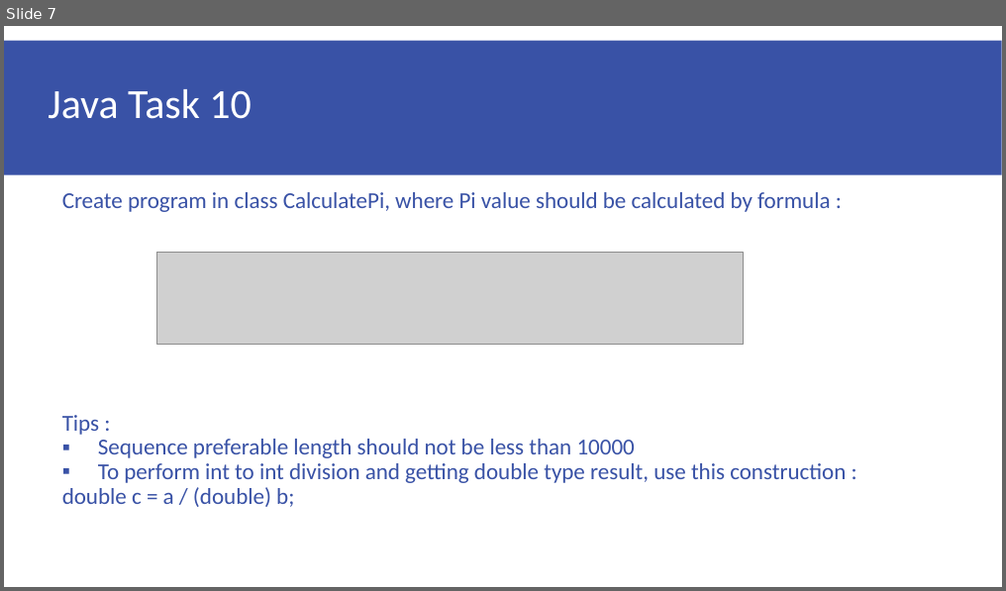
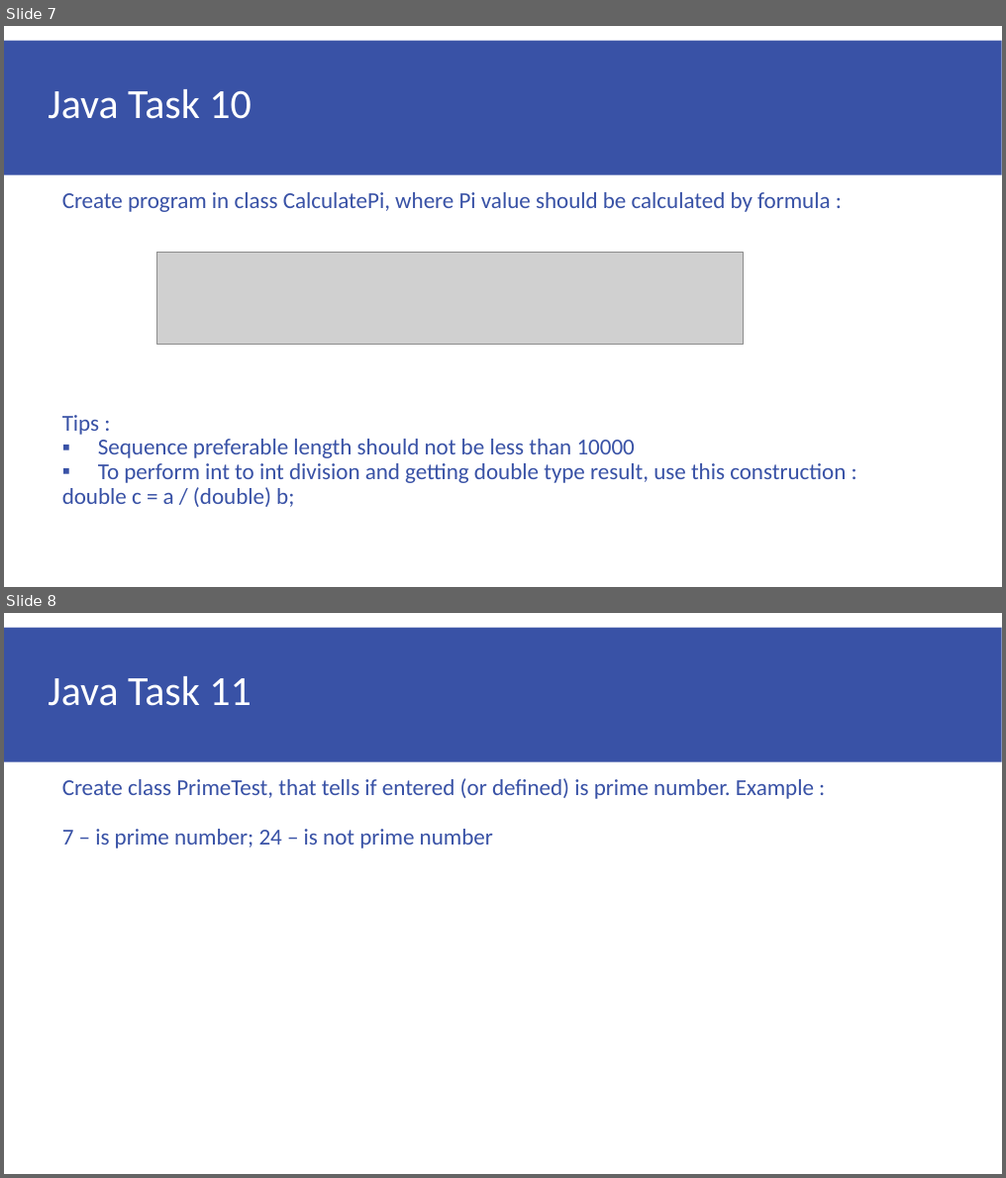
Before and after one commit to rcsyg/rcs-preboot, a slide deck: Java Homework 02 (eng).pptx. Shown one above the other, each under a label of ours: slide 7 before the commit, slides 7 and 8 after it. The pictures are 1006x591 and 1006x1178 pixels, drawn with LibreOffice and Linux fonts; fonts in the diff are those of the drawing; grey boxes stand for pictures. Boxes give left, top, right and bottom in pixels: in the first picture for what was removed or moved away, otherwise in the second. Text is boxed around its words. In the diff, an @@ line names an element or a change of style, - is before the commit and + after.

Commit message:
Live coding session 7 + PrimeTest uzdevums

```diff
--- a/Java Homework 02 (eng).pptx
+++ b/Java Homework 02 (eng).pptx
@@ slide 8 added at <box>4,613,1002,1174</box>, background #FFFFFF; not listed: 1 template element that a slide beside it also shows @@
@@ title added at <box>48,676,251,706</box>, 30 pt, text #FFFFFF @@
+Java Task 11
@@ text added at <box>62,778,814,849</box>, 16.5 pt, text #3952A6 @@
+Create class PrimeTest, that tells if entered (or defined) is prime number. Example :
+7 – is prime number; 24 – is not prime number
```
Also in this commit, not shown: 4 other files.
